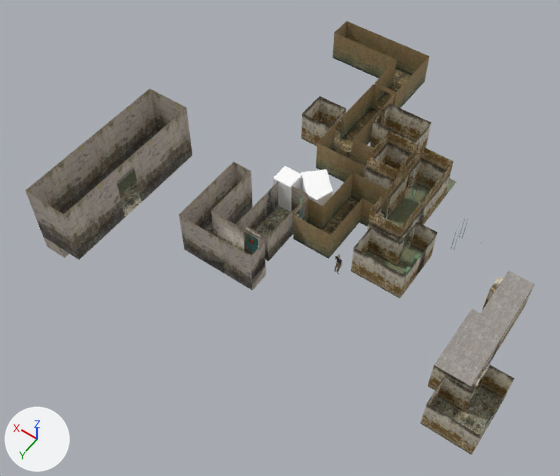
Renders of the COLLADA model assets/gen2.dae from each side of a commit.
Rendered twice from a 50 mm camera at (-12.9, 19.4, 35.9) aimed at (3.5, -3.5, -0.1). Every picture has the same lights, and +X, +Y and +Z are marked at lower left. Where no turn or scale is listed for an object, it has been applied to the vertices. Vertices at the same position are counted once.

Objects in the first picture: 'Chris', 'convex', 'group_5', 'tunnel_carnage', 'tunnel_office', 'tunnel_office_x', 'tunnel_school', 'tunnel_sewer', 'tunnel_sewerarm', 'tunnel_test'.
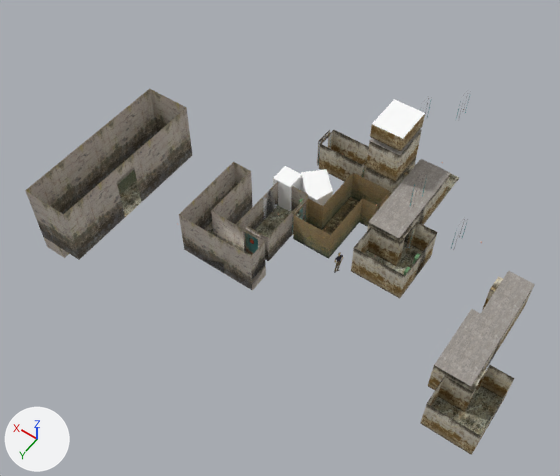
Changed parts and their boxes [x1, y1, x2, y2] in the pictures (560 x 476 px; the box of a moved part takes in the faces that stretch with it):
'tunnel_school', deleted (brown)
    before: [301, 21, 431, 200]
    faces in mat_wall2 (picture img_wall2_png): [316, 21, 429, 182]
    faces in mat_officehall (picture img_officehall_png): [301, 96, 431, 200]
    faces in mat_floor2 (picture img_floor2_png): [333, 69, 412, 197]
'tunnel_office', reshaped (8% shorter)
    before: [351, 147, 454, 298]
    after: [351, 159, 451, 298]
'tunnel_away', added
    after: [317, 99, 425, 196]
    faces in mat_officehall (picture img_officehall_png): [317, 114, 425, 196]
    faces in mat_material (white #ffffff): [372, 99, 425, 139]
    faces in mat_concrete1 (picture img_concrete1_png): [370, 129, 421, 155]
'group_5', no longer drawn (yellow)
    before: [387, 178, 456, 252]
'group_9', added
    after: [444, 174, 459, 198]
'Chris', turned
    before: [334, 254, 342, 274]
    after: [334, 252, 343, 273]
part 1 of me_tunnel_office, moved or reshaped
    before: [369, 147, 454, 298]
    after: [396, 164, 442, 298]
part 2 of me_tunnel_office, surface changed
    both: [401, 226, 413, 248]
part 3 of me_tunnel_office, recoloured
    both: [365, 248, 409, 271]

What changed in the scene script:
```text
Change me_tunnel_office:
    used by ob_tunnel_office; location = (-4.4, -11.45, 0.0)
    remove me_tunnel_office.from_pydata(...)  # 114 vertices, 172 faces; spans x 0.0..3.8, y -0.4..7.6, z 0.0..3.2
    add me_tunnel_office.from_pydata(...)  # 135 vertices, 207 faces; spans x 0.0..3.8, y -0.6..7.6, z 0.0..2.2
    me_tunnel_office part 1: 19 vertices moved from x 1.3..3.5, y 0.07..5.33, z 0.0..2.03 to x 1.3..3.5, y 0.06..5.34, z 0.0..2.04; 14 vertices removed from x 0.0..3.5, y -0.4..5.6, z 0.0..3.2; 35 vertices added at x 0.0..3.03, y -0.6..5.34, z 0.0..2.2
    me_tunnel_office part 2: 18 kept faces spanning x 1.3..1.5, y 4.3..5.3, z 0.0..2.0 get new texture (UV) coordinates
    me_tunnel_office part 3: 8 faces spanning x 0.0..3.2, y 4.3..7.6, z 0.0 switch from mat_floormossy (picture img_floormossy_png) to mat_floor3 (picture img_floor3_png)
    add me_tunnel_office.materials.append(mat_concrete1)  # picture img_concrete1_png
Add me_tunnel_away:
    me_tunnel_away.from_pydata(...)  # 179 vertices, 338 faces; spans x -2.6..3.2, y -0.7..1.8, z 0.0..5.7
    # faces by material slot: [213, 4, 51, 32, 38]
    me_tunnel_away.materials.append(mat_officehall)  # picture img_officehall_png
    me_tunnel_away.materials.append(mat_wall2)  # picture img_wall2_png
    me_tunnel_away.materials.append(mat_floor2)  # picture img_floor2_png
    me_tunnel_away.materials.append(mat_concrete1)  # picture img_concrete1_png
    me_tunnel_away.materials.append(mat_material)  # white #ffffff
Add me_group_9:
    me_group_9.from_pydata(...)  # 833 vertices, 1536 faces; spans x -2.88..-0.88, y -7.85..-5.85, z 0.0
    me_group_9.materials.append(mat_floor3)  # picture img_floor3_png
Change ob_group_5:
    ob_group_5: bpy.data.objects.new('group_5', me_group_5) -> bpy.data.objects.new('group_5', None)
    ob_group_5.location: (-2.9, -13.45, 0.0) -> (-2.9, -5.716, 0.0)
Remove ob_tunnel_school:
    ob_tunnel_school = bpy.data.objects.new('tunnel_school', me_tunnel_school)
    ob_tunnel_school.location = (1.7, -11.15, 0.0)
Change ob_chris:
    ob_chris.rotation_euler: (0.0, 0.0, 2.973) -> (0.0, 0.0, -1.997)  # degrees (0, 0, 170) -> degrees (0, 0, -114)
Add ob_tunnel_away:
    ob_tunnel_away = bpy.data.objects.new('tunnel_away', me_tunnel_away)
    ob_tunnel_away.location = (1.7, -11.15, 0.0)
Add ob_group_9:
    ob_group_9 = bpy.data.objects.new('group_9', me_group_9)
    ob_group_9.location = (-0.02, -6.0, 0.0)
```
